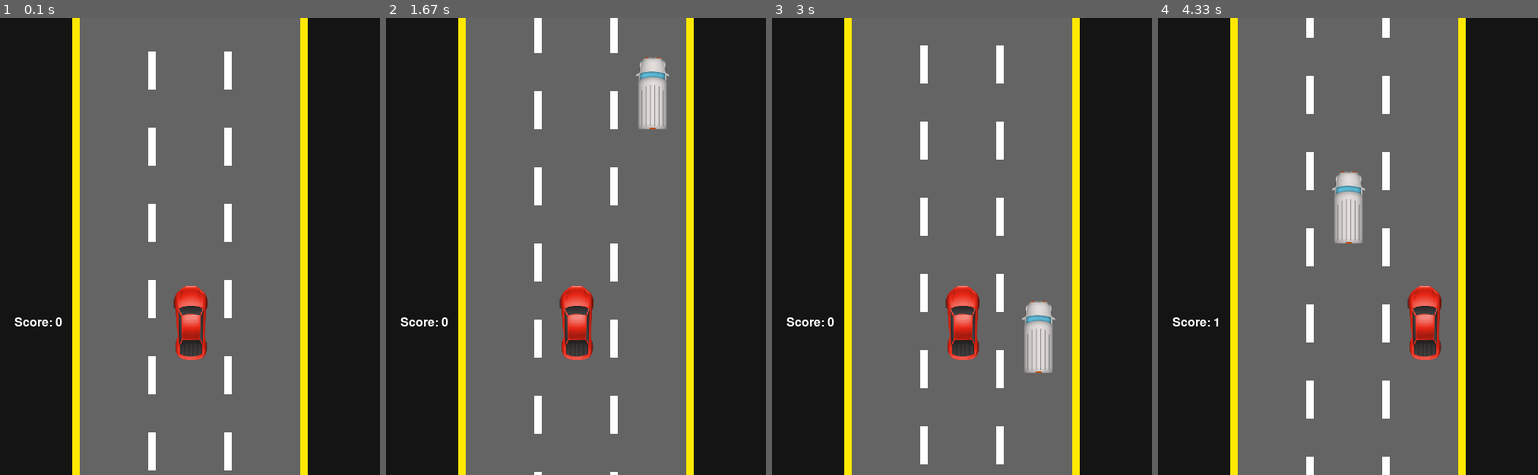
Above: before the commit, frames 1-4 (left to right).
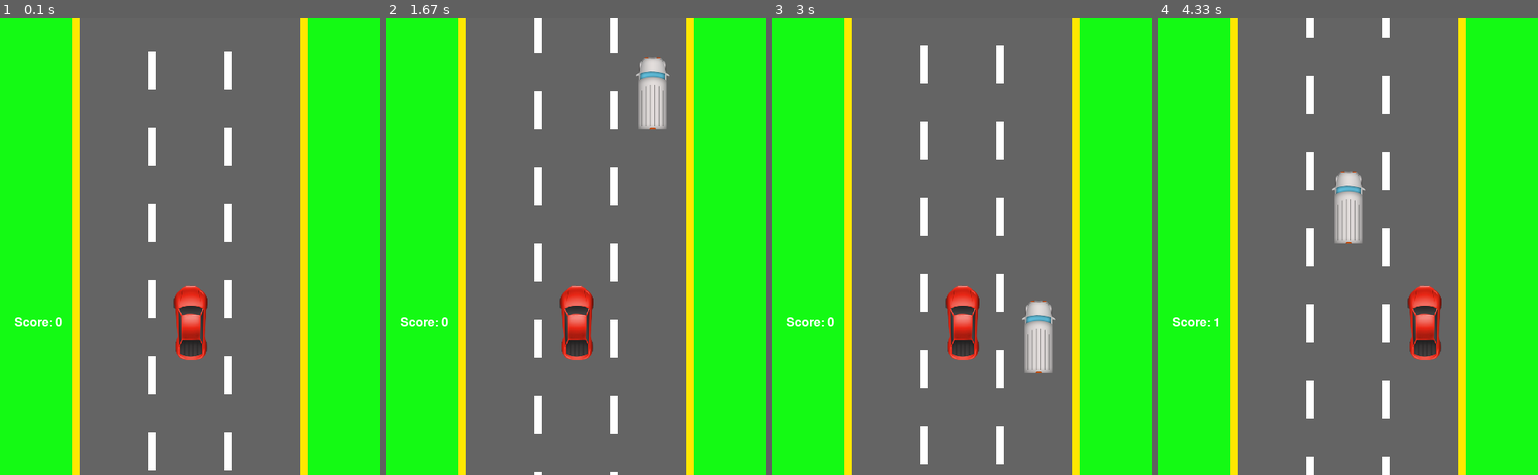
Above: after the commit, the same moments.

Repository: akanshagangwani/PyGame-
Game: pygame game, started from car_game.py
The game is run twice, just before and just after one commit, with the same random seed, the same clock (stepped at 60 frames per second) and the same inputs.
Inputs:
- Up to frame 1 (0.1 s): no input
- Up to frame 2 (1.67 s): hold Right 0.33-0.8 s; hold Right 0.83-1.3 s; hold Left from 1.33 s (still down)
- Up to frame 3 (3 s): release Left at 1.87 s; hold Left 1.9-2.3 s; hold Right 2.33-2.97 s
- Up to frame 4 (4.33 s): hold Left 3-3.47 s; hold Right 3.5-3.97 s; hold Right from 4 s (still down)

The runs differ from the first frame. In frame 1, 38% of the frame differs, in the area x 0-100%, y 0-100%; in frame 2, 38%; in frame 3, 38%; in frame 4, 38%.

Commit message:
Update car_game.py

Diff:
--- a/car_game.py
+++ b/car_game.py
@@ -13,7 +13,7 @@
 
 # colors
 gray = (100, 100, 100)
-green = (20, 20, 20)
+green = (20, 250, 20)
 red = (200, 0, 0)
 white = (255, 255, 255)
 yellow = (255, 232, 0)
